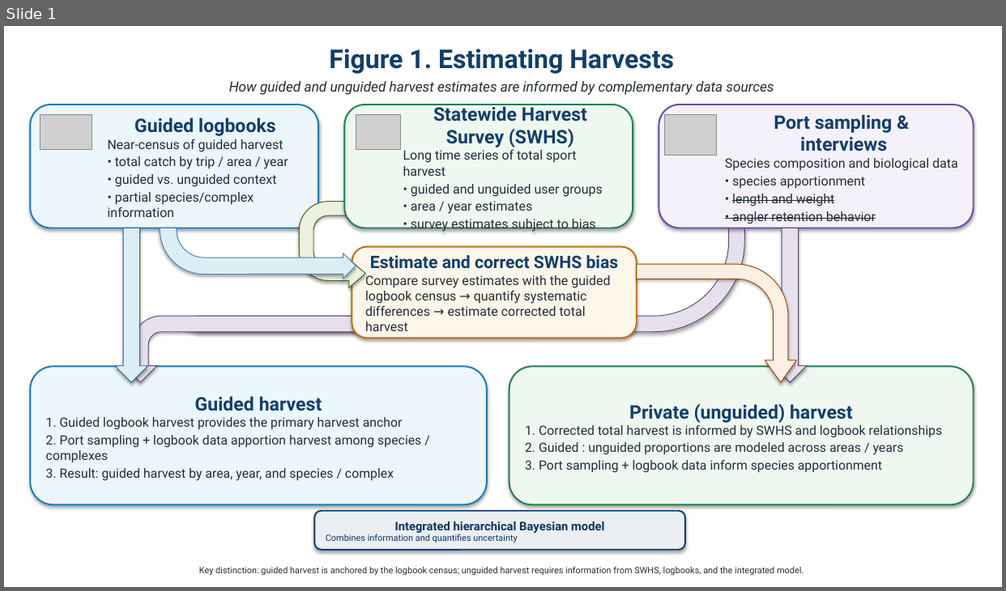
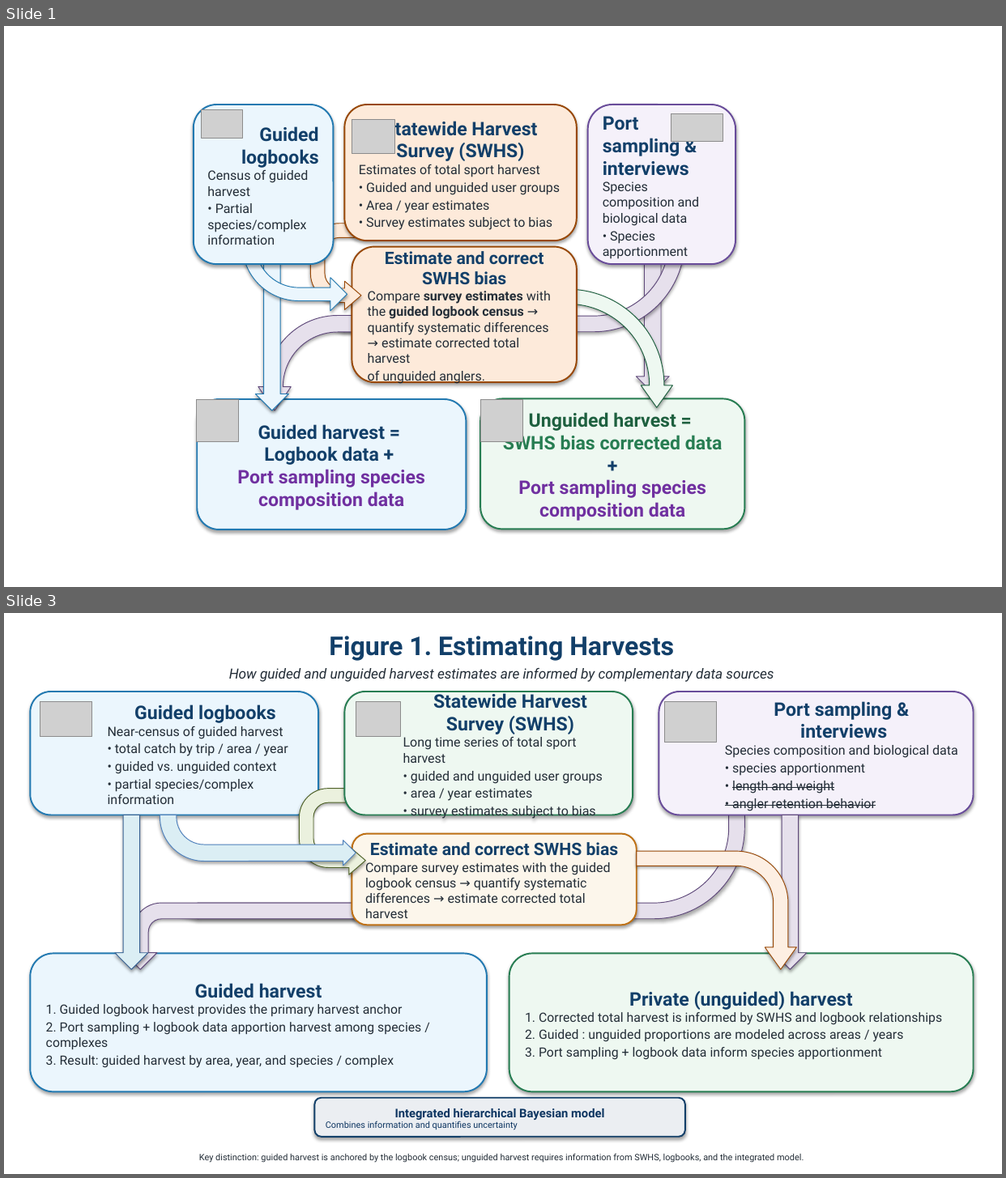
Before and after one commit to ADFG-DSF/RockfishSportMort, a slide deck: markdown/methods_flowcharts.pptx. Shown one above the other, each under a label of ours: slide 1 before the commit, slides 1 and 3 after it; the slides between them are not shown. The pictures are 1006x591 and 1006x1178 pixels, drawn with LibreOffice and Linux fonts; fonts in the diff are those of the drawing; grey boxes stand for pictures. Boxes give left, top, right and bottom in pixels: in the first picture for what was removed or moved away, otherwise in the second. Text is boxed around its words. In the diff, an @@ line names an element or a change of style, - is before the commit and + after.

```diff
--- a/markdown/methods_flowcharts.pptx
+++ b/markdown/methods_flowcharts.pptx
@@ slide 1 added at (x1=4, y1=26, x2=1002, y2=587), background #FFFFFF @@
@@ rounded rectangle added at (x1=194, y1=105, x2=334, y2=264), fill #EBF6FD, outline #2279B1 1.5 pt, 12.5 pt, text #232D37 @@
+Guided logbooks
+Census of guided harvest
+• Partial species/complex information
@@ picture added at (x1=201, y1=110, x2=242, y2=138) @@
@@ rounded rectangle added at (x1=345, y1=105, x2=577, y2=241), fill #FDEADA, outline #984807 1.5 pt, 12.5 pt, text #232D37 @@
+Statewide Harvest Survey (SWHS)
+Estimates of total sport harvest
+• Guided and unguided user groups
+• Area / year estimates
+• Survey estimates subject to bias
@@ picture added at (x1=352, y1=120, x2=394, y2=153) @@
@@ rounded rectangle added at (x1=588, y1=105, x2=735, y2=264), fill #F5F1FA, outline #694C9A 1.5 pt, 12.5 pt, text #232D37 @@
+Port
+sampling & interviews
+Species composition and biological data
+• Species apportionment
@@ picture added at (x1=671, y1=114, x2=723, y2=141) @@
@@ uturn arrow added at (x1=310, y1=224, x2=377, y2=310), fill #FDEADA, outline #984807 0.75 pt @@
@@ bent arrow added at (x1=318, y1=228, x2=685, y2=332), fill #E6E0EC, outline #604A7B 0.75 pt @@
@@ down arrow added at (x1=636, y1=228, x2=669, y2=394), fill #E6E0EC, outline #604A7B 0.75 pt @@
@@ bent arrow added at (x1=242, y1=245, x2=347, y2=311), fill #EBF6FD, outline #2279B1 0.75 pt @@
@@ down arrow added at (x1=256, y1=257, x2=288, y2=412), fill #EBF6FD, outline #2279B1 0.75 pt @@
@@ rounded rectangle added at (x1=352, y1=247, x2=577, y2=382), fill #FDEADA, outline #984807 1.5 pt, 12.5 pt, text #232D37 @@
+Estimate and correct SWHS bias
+Compare survey estimates with the guided logbook census → quantify systematic differences → estimate corrected total harvest
+of unguided anglers.
@@ bent arrow added at (x1=513, y1=289, x2=672, y2=408), fill #EEF8F1, outline #1E603F 0.75 pt @@
@@ bent arrow added at (x1=258, y1=315, x2=490, y2=411), fill #E6E0EC, outline #604A7B 0.75 pt @@
@@ rounded rectangle added at (x1=197, y1=399, x2=466, y2=530), fill #EBF6FD, outline #2279B1 1.5 pt, 18 pt, text #7030A0, bold @@
+Guided harvest =
+Logbook data +
+Port sampling species composition data
@@ picture added at (x1=197, y1=399, x2=238, y2=442) @@
@@ picture added at (x1=480, y1=399, x2=522, y2=442) @@
@@ rounded rectangle added at (x1=481, y1=399, x2=745, y2=529), fill #EEF8F1, outline #277D52 1.5 pt, 18 pt, text #7030A0, bold @@
+Unguided harvest =
+SWHS bias corrected data +
+Port sampling species composition data
@@ what was slide 1 is now slide 3 @@
```
Also in this commit, not shown: 2 slides changed, 1 other slide added, 10 other files.
